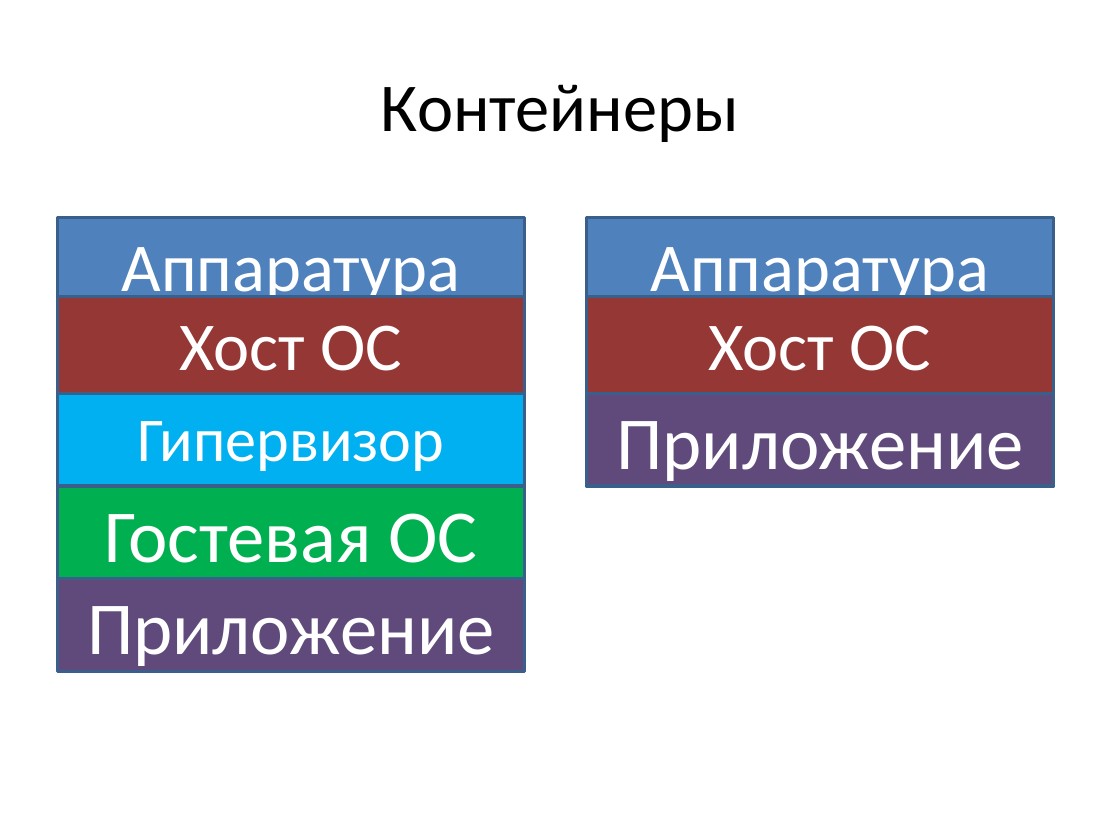
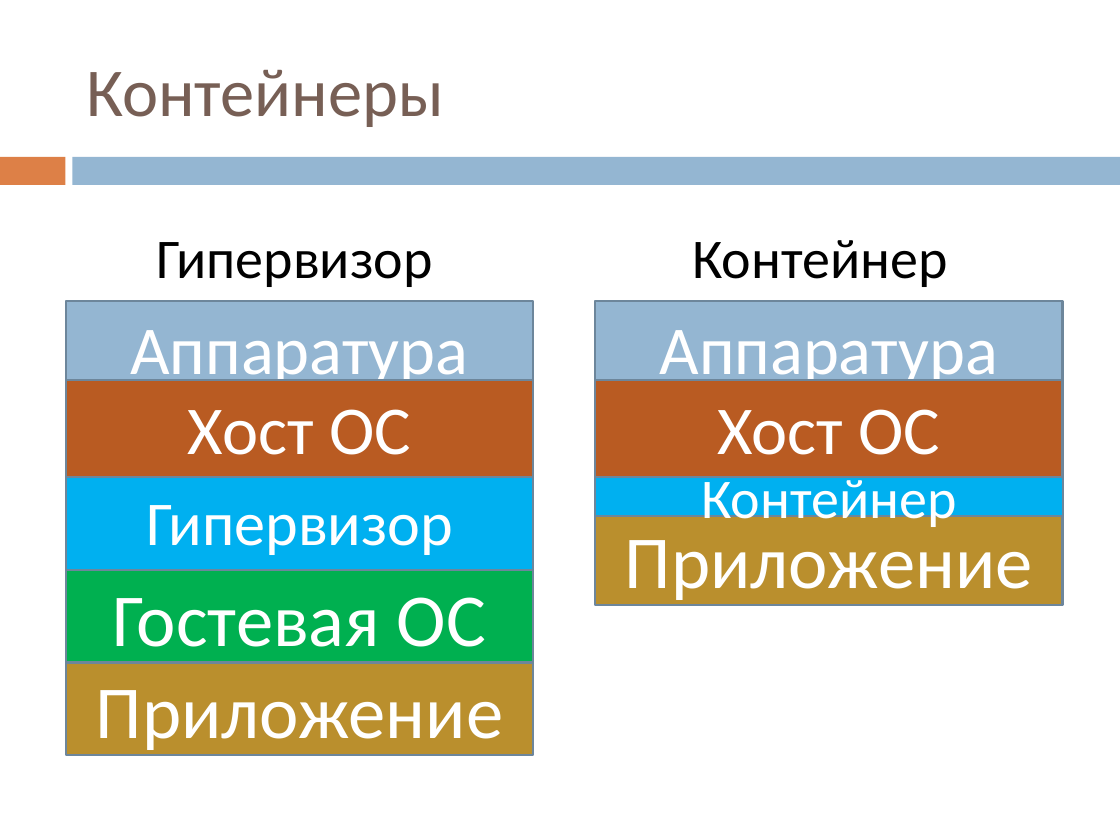
Before and after one commit to vitali-kviatkouski/personal, a slide deck: slide 18 of MiniQ/Virtualization.pptx (slide 16 before the commit). Drawn at 1120x840 pixels with LibreOffice and Linux fonts; fonts in the diff are those of the drawing. Boxes give left, top, right and bottom in pixels: in the first picture for what was removed or moved away, otherwise in the second. Text is boxed around its words. In the diff, an @@ line names an element or a change of style, - is before the commit and + after.

```diff
--- a/MiniQ/Virtualization.pptx
+++ b/MiniQ/Virtualization.pptx
@@ title "Контейнеры": place and size @@
-title "Контейнеры" at box(381, 84, 739, 142)
+title "Контейнеры" at box(86, 70, 444, 127)
@@ title "Контейнеры" at box(86, 70, 444, 127): text colour #000000 to #775F55; alignment centre to left @@
@@ rectangle added at box(0, 157, 65, 185), fill #DD8047 @@
@@ rectangle added at box(73, 157, 1120, 185), fill #94B6D2 @@
@@ text added at box(156, 242, 432, 287), 36 pt, text #000000 @@
+Гипервизор
@@ text added at box(692, 240, 947, 287), 36 pt, text #000000 @@
+Контейнер
@@ rectangle "Аппаратура" at box(66, 301, 533, 381): fill #4F81BD to #94B6D2; outline #3A5F8C 2 pt to #6D879B 1.5 pt @@
@@ rectangle "Аппаратура" at box(595, 301, 1062, 381): fill #4F81BD to #94B6D2; outline #3A5F8C 2 pt to #6D879B 1.5 pt @@
@@ rectangle "Хост ОС" at box(66, 381, 533, 478): fill #953735 to #B95B22; outline #3A5F8C 2 pt to #6D879B 1.5 pt @@
@@ rectangle "Хост ОС" at box(595, 381, 1062, 478): fill #953735 to #B95B22; outline #3A5F8C 2 pt to #6D879B 1.5 pt @@
@@ rectangle "Гипервизор" at box(66, 477, 533, 570): outline #3A5F8C 2 pt to #6D879B 1.5 pt @@
@@ rectangle added at box(595, 477, 1062, 515), fill #00B0F0, outline #6D879B 1.5 pt, 36 pt, text #FFFFFF @@
+Контейнер
@@ rectangle "Приложение" at box(595, 513, 1062, 606): fill #604A7B to #BA8F2D; outline #3A5F8C 2 pt to #6D879B 1.5 pt @@
@@ rectangle "Приложение": place and size @@
-rectangle "Приложение" at box(587, 393, 1054, 486)
+rectangle "Приложение" at box(595, 513, 1062, 606)
@@ rectangle "Гостевая ОС" at box(66, 570, 533, 663): outline #3A5F8C 2 pt to #6D879B 1.5 pt @@
@@ 7 rectangles: place and size @@
-7 rectangles at box(57, 217, 1054, 672)
+7 rectangles at box(66, 301, 1062, 756)
@@ rectangle "Приложение" at box(66, 663, 533, 756): fill #604A7B to #BA8F2D; outline #3A5F8C 2 pt to #6D879B 1.5 pt @@
```
Also in this commit, not shown: 17 other slides changed, 7 slides added, 3 slides removed.
